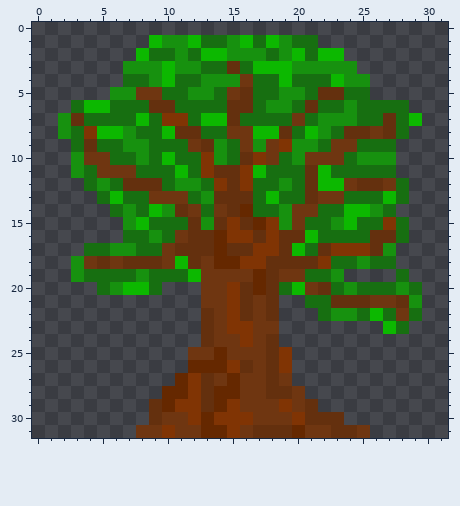
Pixel-art sprite: src/main/images/tree/MTREE.png. Above, as it was before the edit.
The file is 512x512 pixels, drawn in blocks of 16x16; one block is one cell here. Colours within 5 levels of each other are drawn and written as one.
After the commit:
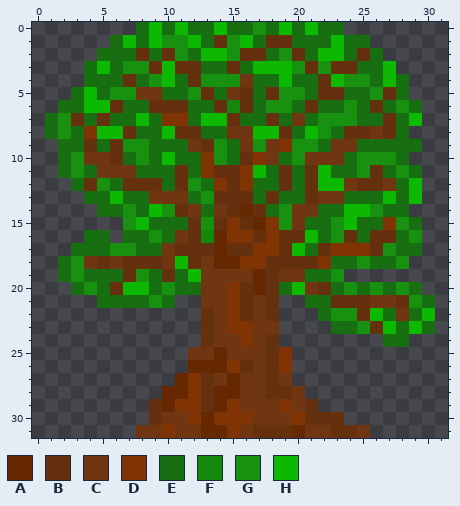
Palette (. is transparent): A #652800  B #64300e  C #6f3611  D #803404  E #176f11  F #14870d  G #17910f  H #0cb800
Diff:
@@ x 0..31 @@
- 0 ................................
- 1 .........HGGHEEGHEHGEE..........
- 2 ........HEEGEHHGGGEGHEHH........
- 3 .......GGGHGGEEBEHHHGGGGG.......
- 4 .......EEGHEEGGGCEEHEEEHGG......
- 5 ......GGCCEEGGECBEEGGEBBEE......
- 6 ...EHHEEEBBEEEEBBEGGEBEEGEEEE...
- 7 ..GBEEEEHEDDEHHBEEEECEGGGEEBEH..
- 8 ..GEDHHGEEHBBEECCHHBEHGEBBCBE...
- 9 ...EBEEGGEEECBGECGCDGGECCEEE....
-10 ...GCCEEGEHEEDGEBDCEGCCCEGGG....
-11 ...GECCCEEEHEDBBDHEEEBHEEEEE....
-12 ....EGEBBBEGGEDBDEEGEBHHCBBCE...
-13 .....EHEECCCEGBBBEHEEBCCEEEHE...
-14 ......EGEHGBCECBAEEGCCEEHHGE....
-15 .......GHEEEBGBDBADGCEEGHEEDE...
-16 .......EEGECBBADDBDBBHEEEEBBE...
-17 ....EEGGEECBBBABBDDBHEBDDDBG....
-18 ...GCBCBBBCHBCAADDBBBBDEEGEE....
-19 ...GEEEEGEEEHCCCCABCCEEG....E...
-20 .....EGHHE...CCDBABEHCBEGEEEGE..
-21 .............CCDBCB..EEBBBCCBG..
-22 .............BCDBCB...EGGEHECE..
-23 .............BCDDCC........HE...
-24 .............BCCDCB.............
+ 0 ........EHEHEEHEEGEHEHEE........
+ 1 ......EHEHGGHEBGHEBBEEEHEE......
+ 2 .....EEEBEBGEHHGBBEGBEHHEBE.....
+ 3 ....EHEGGBHBBEEBEHHHGBGBBEEH....
+ 4 ....EEEBEGHEBGGGCEEHEEBHGGEHE...
+ 5 ...EHEGGCCEEGBECBEBGGEBBEEGBE...
+ 6 ..EEHHBEEBBBEEBFBEGGEBEEGEBEGE..
+ 7 .EGBEBEEHEDDEHHBEEBECEGGGEEBEH..
+ 8 .EGEDHHBEEHBBEECCHHBEHGEBBCBE...
+ 9 ..EEBEBGGEEECBGECGCDGGECCEEEEE..
+10 ..EGCCBEGEHEEDGEBDCEGCCCEGGGE...
+11 ..EGECCCEEEBEDBBDHEBEBHEEGBEGE..
+12 ...EBGEBBBEBGEDBDEEBEBHHCBBCEH..
+13 ....EEHEECCCEGBBBEBEEBCCEEEHEH..
+14 .....EEGEHGBCECBABEGCCEEHHGEE...
+15 .......GHEEEBGBDBADGCEEGHEEDGE..
+16 ....EE.EEGECBFADDBDBBHEGBEBBEG..
+17 ...EEEGGEECBBBABBDDBHEBDDDBGEE..
+18 ..EGCBCBBBCHBCAADDBBBBDEEGEEG...
+19 ..EGEEEBGEBEHCCCCABCCEEG........
+20 ...EGEBHHEGEECCDBABEHCBEGEGEGE..
+21 .....EEEEGE..CCDBCB..EEBBBCCBGE.
+22 .............BCDBCB...EGGBHECEH.
+23 .............BCDDCC....EEGBHEHE.
+24 .............BCCDCB........EE...
 25 ............CCACCCBD............
Changed places in both pictures, as pixel boxes (x1, y1, x2, y2):
changed: (45, 22, 435, 347)
